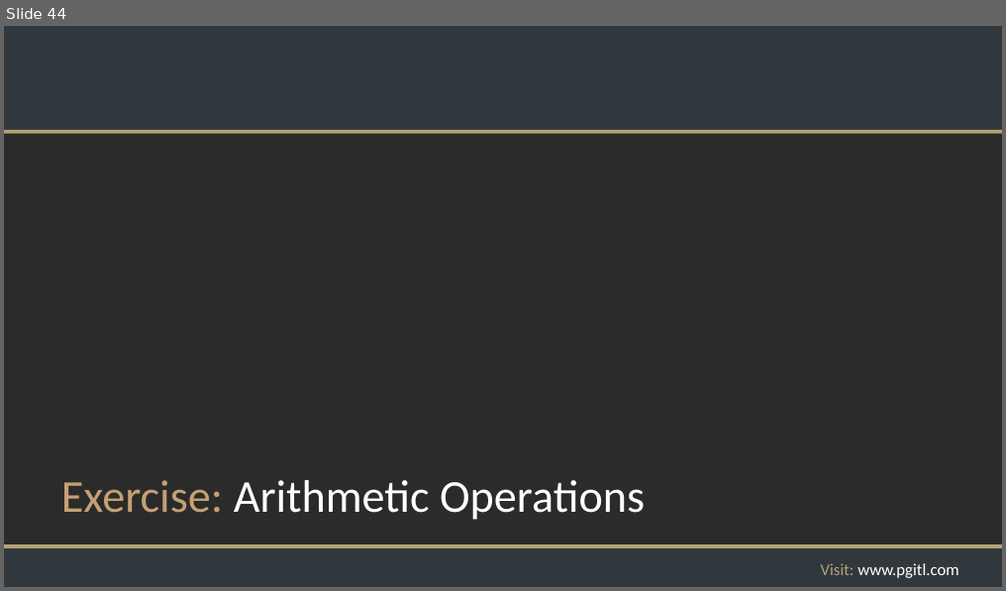
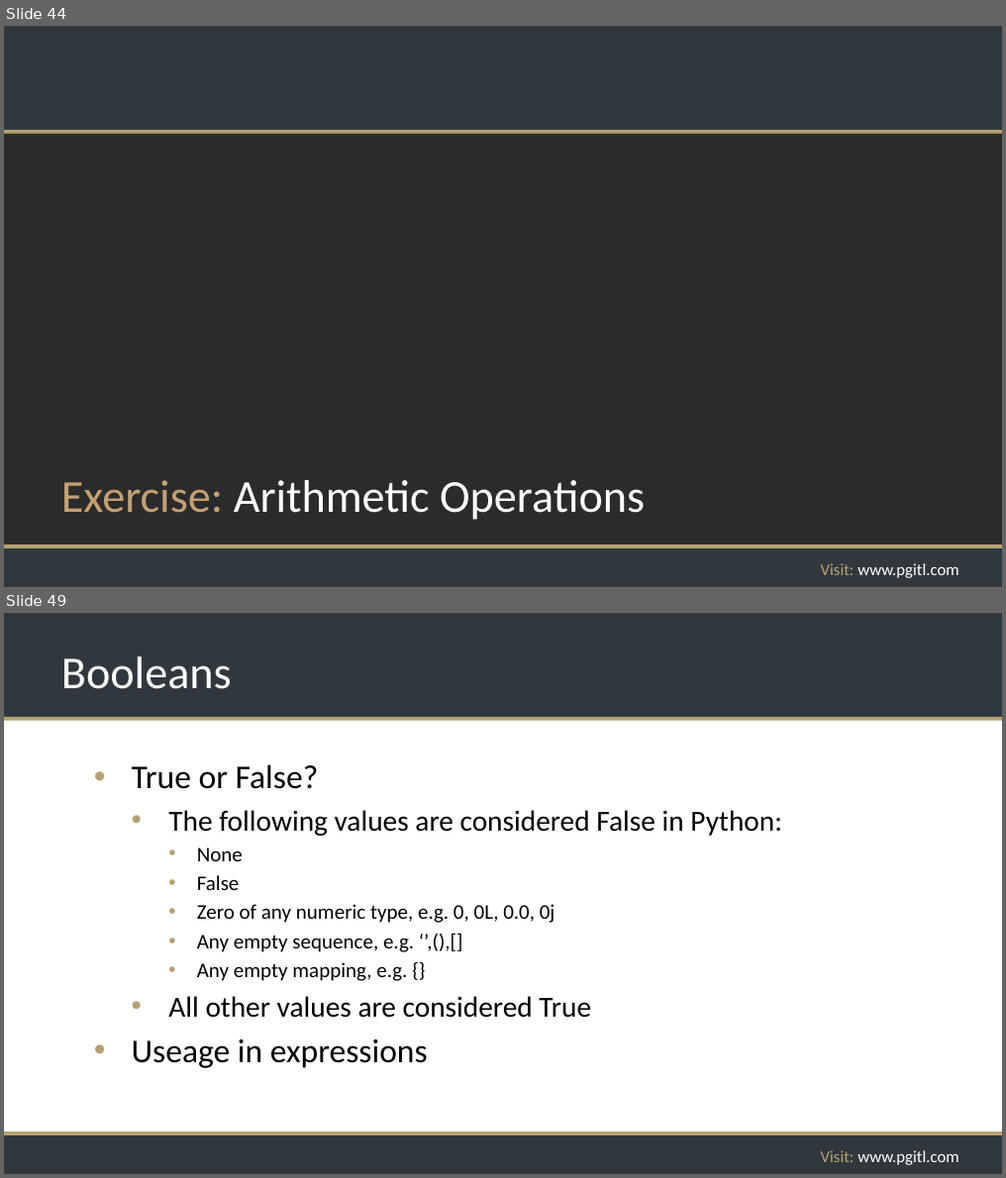
Before and after one commit to rikkouri/project-a, a slide deck: Programming Foundations.pptx. Shown one above the other, each under a label of ours: slide 44 before the commit, slides 44 and 49 after it; the slides between them are not shown. The pictures are 1006x591 and 1006x1178 pixels, drawn with LibreOffice and Linux fonts; fonts in the diff are those of the drawing; background and template pictures are left out; a plain dark background stands for a picture behind light text. Boxes give left, top, right and bottom in pixels: in the first picture for what was removed or moved away, otherwise in the second. Text is boxed around its words. In the diff, an @@ line names an element or a change of style, - is before the commit and + after.

```diff
--- a/Programming Foundations.pptx
+++ b/Programming Foundations.pptx
@@ slide 49 added at <box>4,613,1002,1174</box>, background #FFFFFF; not listed: 5 template elements that a slide beside it also shows @@
@@ title added at <box>61,657,232,689</box>, 44 pt, text #FFFFFF @@
+Booleans
@@ text added at <box>132,764,782,1068</box>, 20 pt, text #000000 @@
+• True or False?
+  • The following values are considered False in Python:
+    • None
+    • False
+    • Zero of any numeric type, e.g. 0, 0L, 0.0, 0j
+    • Any empty sequence, e.g. ‘’,(),[]
+    • Any empty mapping, e.g. {}
+  • All other values are considered True
+• Useage in expressions
```
Also in this commit, not shown: 4 other slides added, 1 other file.
